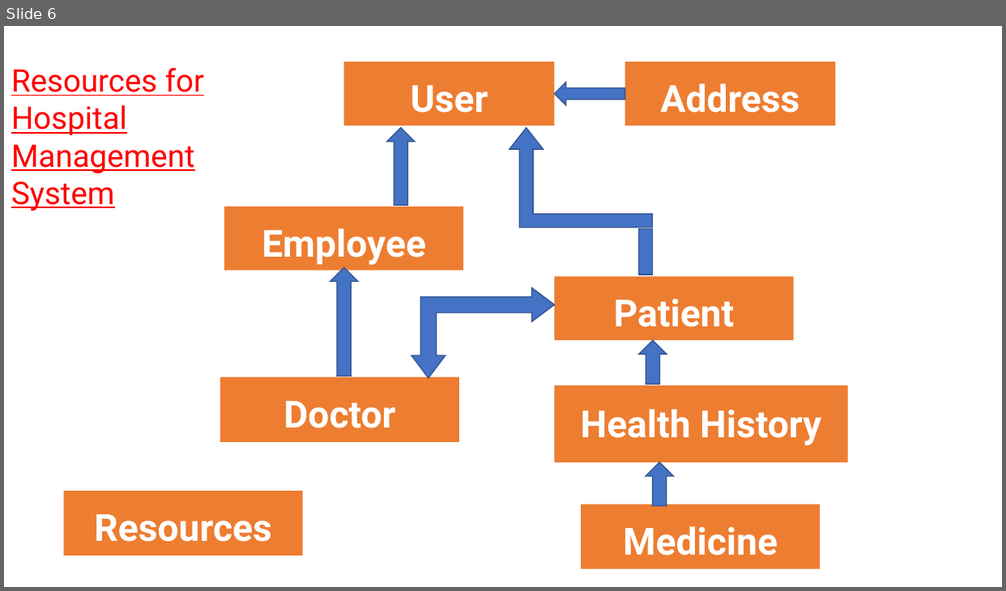
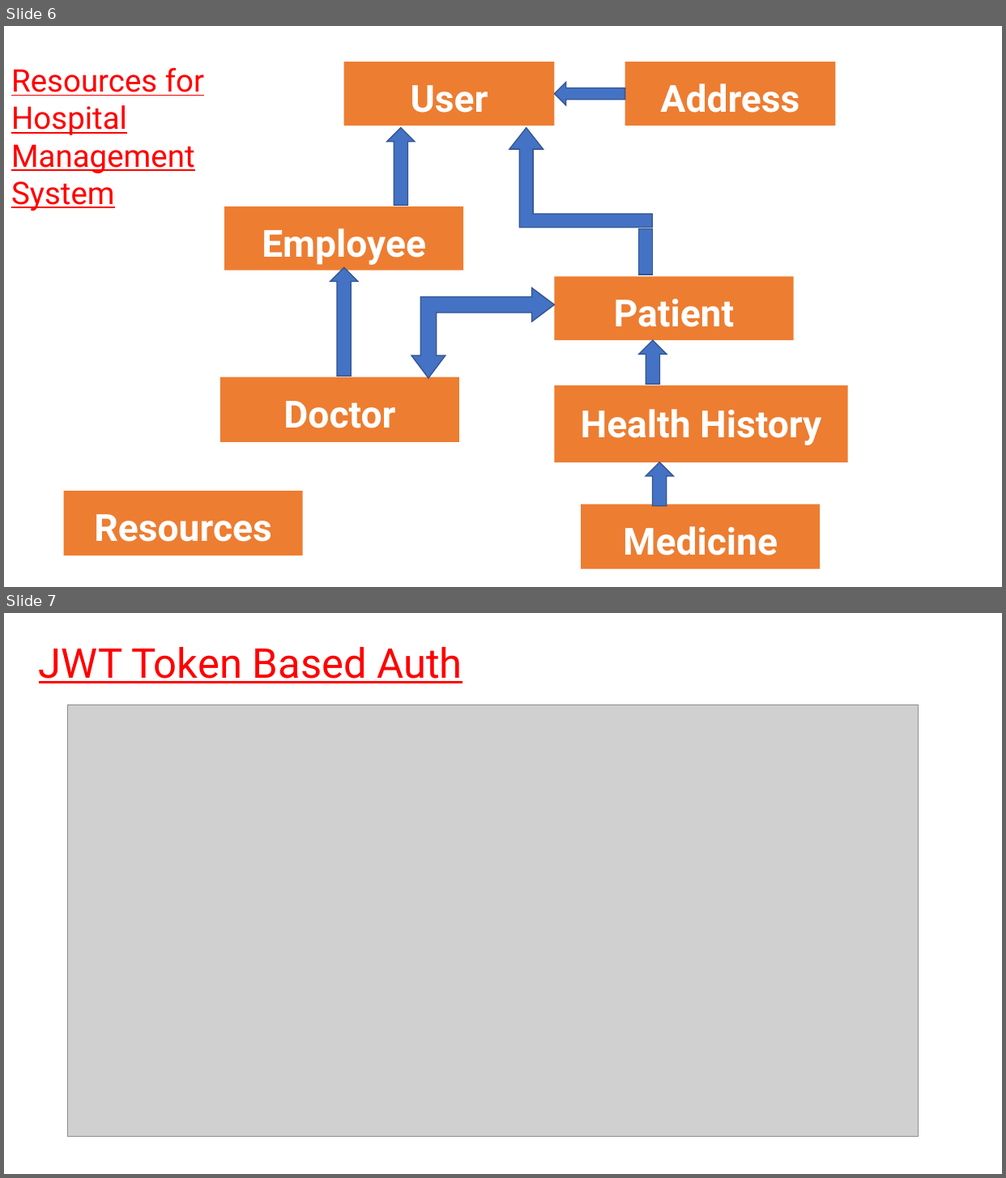
Before and after one commit to SagarPokale2000/Hospital_Management_System, a slide deck: documents/hms_backend.pptx. Shown one above the other, each under a label of ours: slide 6 before the commit, slides 6 and 7 after it. The pictures are 1006x591 and 1006x1178 pixels, drawn with LibreOffice and Linux fonts; fonts in the diff are those of the drawing; grey boxes stand for pictures. Boxes give left, top, right and bottom in pixels: in the first picture for what was removed or moved away, otherwise in the second. Text is boxed around its words. In the diff, an @@ line names an element or a change of style, - is before the commit and + after.

Commit message:
ppt updated

```diff
--- a/documents/hms_backend.pptx
+++ b/documents/hms_backend.pptx
@@ slide 7 added at <box>4,613,1002,1174</box>, background #FFFFFF @@
@@ title added at <box>39,647,462,683</box>, 39.6 pt, text #FF0000, underline @@
+JWT Token Based Auth
@@ picture added at <box>68,705,918,1137</box> @@
```
Also in this commit, not shown: 1 other slide added, 1 other file.
